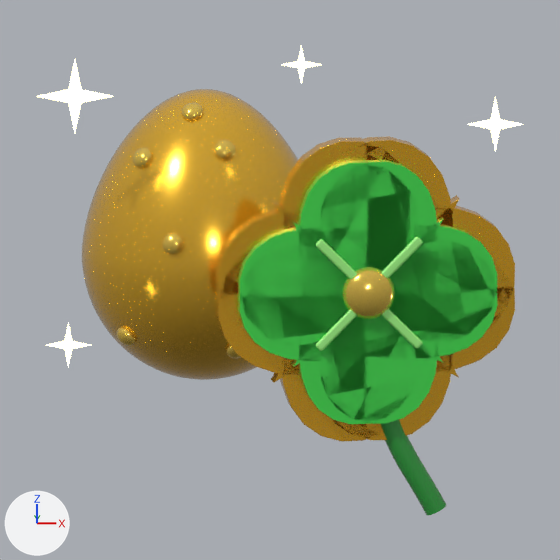
Renders of the Blender file art/shop_icons/blend/lucky_eggs.blend from each side of a commit.
The view is the same before and after, from the file's camera 'Cam'. Lighting does not change. The marker at lower left points along +X, +Y and +Z. The older version comes first.

Names of what the first picture shows: 'Centre', 'Gem', 'Gem.001', 'Gem.002', 'Gem.003', 'Gem.004', 'Gem.005', 'GoldEgg', 'Leaf', 'Leaf.001', 'Leaf.002', 'Leaf.003', 'LeafRim', 'LeafRim.001', 'LeafRim.002', 'LeafRim.003', 'Sparkle', 'Stem' and 7 more.
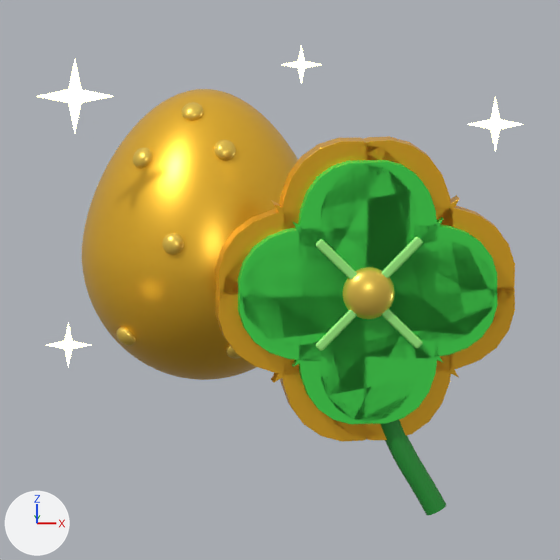
What differs and where, as boxes [x1, y1, x2, y2] in the pictures (560 x 560 px):
'GoldEgg', surface changed
    both: [82, 89, 298, 380]
'Leaf.002', surface changed
    both: [292, 160, 497, 367]
'Leaf', surface changed
    both: [238, 217, 443, 424]
'LeafRim.002', surface changed
    both: [271, 137, 515, 383]
'LeafRim', surface changed
    both: [215, 195, 459, 440]
'LeafRim.001', surface changed
    both: [215, 136, 455, 375]
'LeafRim.003', surface changed
    both: [271, 200, 515, 441]
'Centre', surface changed
    both: [343, 267, 395, 319]
'Gem.004', surface changed
    both: [162, 233, 184, 255]
'Gem.001', surface changed
    both: [214, 140, 236, 160]
'Gem.005', surface changed
    both: [181, 102, 203, 121]
'Gem', surface changed
    both: [133, 147, 152, 168]
'Gem.002', surface changed
    both: [117, 327, 136, 346]

What the commit changed:
In material 'goldegg' (mat_goldegg), metallic goes from 0.8 to 0.64.
In material 'goldegg' (mat_goldegg), roughness goes from 0.18 to 0.34.
In material 'goldegg' (mat_goldegg), coat_weight goes from 0.6 to 0.18.
In material 'goldegg' (mat_goldegg), coat_roughness goes from 0.06 to 0.3.
In material 'gold_light' (mat_gold_light), metallic goes from 0.75 to 0.6.
In material 'gold_light' (mat_gold_light), roughness goes from 0.18 to 0.34.
In material 'gold' (mat_gold), metallic goes from 0.85 to 0.68.
In material 'gold' (mat_gold), roughness goes from 0.22 to 0.34.
In material 'clover' (mat_clover), roughness goes from 0.28 to 0.5.
In material 'clover' (mat_clover), coat_weight goes from 0.55 to 0.165.
In material 'clover' (mat_clover), coat_roughness goes from 0.06 to 0.3.
